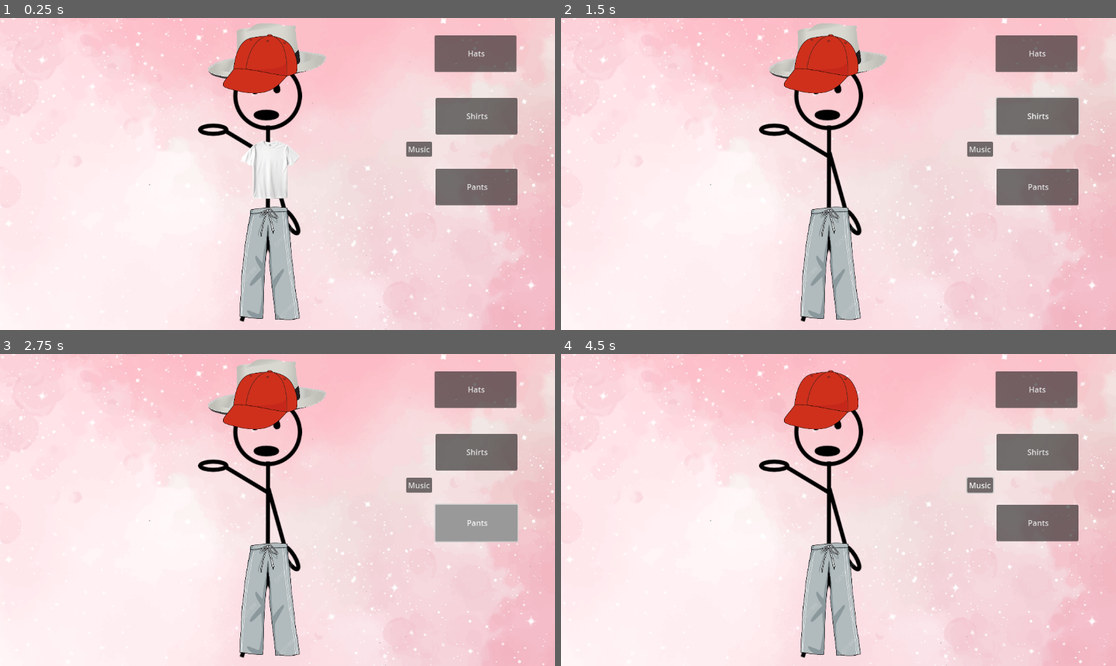
Above: before the commit, frames 1-4 (two rows, left to right).
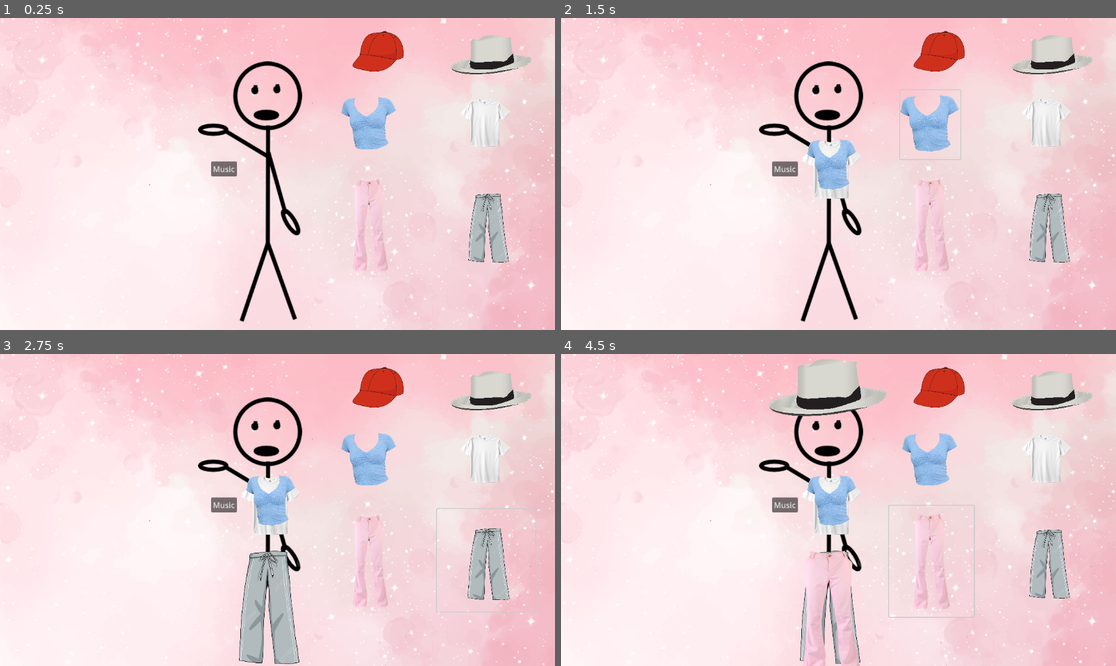
Above: after the commit, the same moments.

Repository: angelayein/ChocosCloset
Game: Godot game, scene res://main.tscn
Two runs of this game, one before a commit and one after it. Both use one fixed random seed, a clock stepped at 60 frames per second and the inputs below.
Inputs (mouse positions are in pixels of both pictures, inside the frame that each line leads up to; where the layout moved, square brackets give the same spot in the first picture):
- Up to frame 1 (0.25 s): no input
- Up to frame 2 (1.5 s): click (1043, 124) [1038, 114] at 0.5 s; click (932, 124) at 1.27 s
- Up to frame 3 (2.75 s): click (488, 559) [477, 522] at 2 s
- Up to frame 4 (4.5 s): click (1054, 391) [1038, 388] at 2.75 s; click "Music" at 3.5 s; click (932, 559) at 4.27 s

The runs differ from the first frame. In frame 1, 15% of the frame differs, in the area x 37-96%, y 1-97%; in frame 2, 16%; in frame 3, 14%; in frame 4, 16%, in the area x 37-96%, y 1-100%.

Commit message:
updated icons with actual pictures, loaded in placeholders

Diff:
--- /dev/null
+++ b/SkylarDraftBackup/Hats/Hats.gd
@@ -0,0 +1,39 @@
+extends Button
+
+
+var visibility: bool = false
+
+
+# Called when the node enters the scene tree for the first time.
+func _ready() -> void:
+	pass
+
+# Replace with function body.
+
+
+
+# Called every frame. 'delta' is the elapsed time since the previous frame.
+func _process(delta: float) -> void:
+	pass
+
+
+func _on_button_down() -> void:
+	var index = $"../../Clothes/HatGrey"
+	var i : int = 0
+	print(i)
+
+	if(index.visible == false):
+		index.visible = true
+	else:
+		index.visible = false
+
+
+
+	#if visibility == true:
+		#visibility = false
+		#print("hidden")
+		#array[i].visible = false;
+	#else:
+		#visibility = true
+		#print("visible")
+		#$"../HatGrey".visible = true;
--- /dev/null
+++ b/SkylarDraftBackup/Hats2/hats_2.gd
@@ -0,0 +1,28 @@
+extends Button
+
+
+var visibility: bool = false
+
+
+# Called when the node enters the scene tree for the first time.
+func _ready() -> void:
+	pass
+# Replace with function body.
+
+
+
+# Called every frame. 'delta' is the elapsed time since the previous frame.
+func _process(delta: float) -> void:
+	pass
+
+
+func _on_button_down() -> void:
+	print("woo!")
+	if visibility == true:
+		visibility = false
+		print("hidden")
+		$"../../Clothes/Baseball-hat-red".visible = false;
+	else:
+		visibility = true
+		print("visible")
+		$"../../Clothes/Baseball-hat-red".visible = true;
--- a/SkylarDraftBackup/Shirts/shirts.gd
+++ b/SkylarDraftBackup/Pants2/pants_2.gd
@@ -1,13 +1,11 @@
 extends Button
 
-
-var visibility: bool = true
+var visibility: bool = false
 
 
 # Called when the node enters the scene tree for the first time.
 func _ready() -> void:
-	pass
-# Replace with function body.
+	pass # Replace with function body.
 
 
 
@@ -21,8 +19,8 @@
 	if visibility == true:
 		visibility = false
 		print("hidden")
-		$"../../Clothes/WhiteShirt".visible = false;
+		$"../../Clothes/Pinkpants".visible = false;
 	else:
 		visibility = true
 		print("visible")
-		$"../../Clothes/WhiteShirt".visible = true;
+		$"../../Clothes/Pinkpants".visible = true;
--- /dev/null
+++ b/SkylarDraftBackup/Shirt1/shirts.gd
@@ -0,0 +1,28 @@
+extends Button
+
+
+var visibility: bool = false
+
+
+# Called when the node enters the scene tree for the first time.
+func _ready() -> void:
+	pass
+# Replace with function body.
+
+
+
+# Called every frame. 'delta' is the elapsed time since the previous frame.
+func _process(delta: float) -> void:
+	pass
+
+
+func _on_button_down() -> void:
+	print("woo!")
+	if visibility == true:
+		visibility = false
+		print("hidden")
+		$"../../Clothes/WhiteShirt".visible = false;
+	else:
+		visibility = true
+		print("visible")
+		$"../../Clothes/WhiteShirt".visible = true;
--- /dev/null
+++ b/SkylarDraftBackup/Shirt2/shirts_2.gd
@@ -0,0 +1,26 @@
+extends Button
+
+var visibility: bool = false
+
+
+# Called when the node enters the scene tree for the first time.
+func _ready() -> void:
+	pass # Replace with function body.
+
+
+
+# Called every frame. 'delta' is the elapsed time since the previous frame.
+func _process(delta: float) -> void:
+	pass
+
+
+func _on_button_down() -> void:
+	print("woo!")
+	if visibility == true:
+		visibility = false
+		print("hidden")
+		$"../../Clothes/CuteShirt".visible = false;
+	else:
+		visibility = true
+		print("visible")
+		$"../../Clothes/CuteShirt".visible = true;
--- a/SkylarDraftBackup/main.tscn
+++ b/SkylarDraftBackup/main.tscn
@@ -8,7 +8,7 @@
 [node name="Player" parent="." instance=ExtResource("1_rpsyx")]
 
 [node name="Music" parent="." instance=ExtResource("2_mip30")]
-offset_left = 166.821
-offset_top = -166.825
-offset_right = 166.821
-offset_bottom = -166.825
+offset_left = -238.0
+offset_top = -126.0
+offset_right = -238.0
+offset_bottom = -126.0
--- a/SkylarDraftBackup/player.tscn
+++ b/SkylarDraftBackup/player.tscn
@@ -1,24 +1,27 @@
-[gd_scene load_steps=17 format=3 uid="uid://dgqkyxtk2ohfs"]
+[gd_scene load_steps=21 format=3 uid="uid://dgqkyxtk2ohfs"]
 
 [ext_resource type="Script" path="res://player.gd" id="1_85hpp"]
 [ext_resource type="Texture2D" uid="uid://bjwrd70hd82le" path="res://PinkBack.png" id="2_8nccm"]
-[ext_resource type="Script" path="res://Shirts/shirts.gd" id="3_bjcgq"]
+[ext_resource type="Script" path="res://Shirt1/shirts.gd" id="3_bjcgq"]
 [ext_resource type="Texture2D" uid="uid://do70iekuw1aq0" path="res://Stick.png" id="3_jnssk"]
-[ext_resource type="Texture2D" uid="uid://8b05eekp40x2" path="res://Shirts/WhiteShirt.png" id="4_7mxqf"]
+[ext_resource type="Texture2D" uid="uid://8b05eekp40x2" path="res://Shirt1/WhiteShirt.png" id="4_7mxqf"]
 [ext_resource type="Texture2D" uid="uid://bcwht7ppxv2at" path="res://Pants/PantsGrey.png" id="4_ierly"]
+[ext_resource type="Script" path="res://Shirt2/shirts_2.gd" id="4_jiffb"]
 [ext_resource type="Script" path="res://white_shirt.gd" id="5_areno"]
+[ext_resource type="Script" path="res://Pants2/pants_2.gd" id="7_uqt03"]
+[ext_resource type="Script" path="res://Hats2/hats_2.gd" id="8_hip4f"]
 [ext_resource type="Script" path="res://Clothing.gd" id="8_tr6gt"]
 [ext_resource type="Script" path="res://Pants/pants.gd" id="8_uhoeq"]
 [ext_resource type="Texture2D" uid="uid://08t7csopix5v" path="res://Hats/HatGrey.png" id="9_vhypk"]
 [ext_resource type="Script" path="res://Hats/hat_grey.gd" id="10_sieij"]
-[ext_resource type="Script" path="res://Pants/Hats.gd" id="11_q0i4c"]
-[ext_resource type="Texture2D" uid="uid://c7ojfwax7sd05" path="res://Hats/baseball-hat-red.png" id="13_rd1ju"]
+[ext_resource type="Script" path="res://Hats/Hats.gd" id="11_q0i4c"]
+[ext_resource type="Texture2D" uid="uid://cobsvq7efi5ce" path="res://Shirt2/cute shirt.png" id="15_8mpad"]
+[ext_resource type="Texture2D" uid="uid://by2ic2srjec5h" path="res://Hats2/baseball-hat-red.png" id="16_xewvg"]
+[ext_resource type="Texture2D" uid="uid://c0hrwux28i2jy" path="res://Pants2/pinkpants.png" id="18_cg8du"]
 
 [sub_resource type="Theme" id="Theme_w0ynq"]
 
 [sub_resource type="StyleBoxFlat" id="StyleBoxFlat_twppj"]
-
-[sub_resource type="ImageTexture" id="ImageTexture_5h7gj"]
 
 [node name="Node2D" type="Node2D"]
 script = ExtResource("1_85hpp")
@@ -41,75 +44,147 @@
 
 [node name="Buttons" type="Node" parent="PinkBack"]
 
+[node name="Shirts2" type="Button" parent="PinkBack/Buttons"]
+top_level = true
+light_mask = 3
+visibility_layer = 3
+offset_left = 128.0
+offset_top = -174.0
+offset_right = 253.0
+offset_bottom = -31.0
+theme = SubResource("Theme_w0ynq")
+theme_override_styles/hover = SubResource("StyleBoxFlat_twppj")
+icon = ExtResource("15_8mpad")
+flat = true
+icon_alignment = 1
+expand_icon = true
+script = ExtResource("4_jiffb")
+
 [node name="Shirts" type="Button" parent="PinkBack/Buttons"]
 top_level = true
 light_mask = 3
 visibility_layer = 3
-offset_left = 328.0
-offset_top = -158.0
-offset_right = 498.0
-offset_bottom = -82.0
+offset_left = 360.0
+offset_top = -174.0
+offset_right = 502.0
+offset_bottom = -39.0
 theme = SubResource("Theme_w0ynq")
 theme_override_styles/hover = SubResource("StyleBoxFlat_twppj")
-text = "Shirts"
-icon = SubResource("ImageTexture_5h7gj")
+icon = ExtResource("4_7mxqf")
+flat = true
+icon_alignment = 1
+expand_icon = true
 script = ExtResource("3_bjcgq")
 
 [node name="Pants" type="Button" parent="PinkBack/Buttons"]
 top_level = true
 light_mask = 3
 visibility_layer = 3
-offset_left = 328.0
-offset_top = -11.0
-offset_right = 498.0
-offset_bottom = 65.0
+offset_left = 331.0
+offset_top = -2.0
+offset_right = 535.0
+offset_bottom = 211.0
 theme = SubResource("Theme_w0ynq")
 theme_override_styles/hover = SubResource("StyleBoxFlat_twppj")
-text = "Pants"
-icon = SubResource("ImageTexture_5h7gj")
+icon = ExtResource("4_ierly")
+flat = true
+icon_alignment = 1
+expand_icon = true
 script = ExtResource("8_uhoeq")
+
+[node name="Pants2" type="Button" parent="PinkBack/Buttons"]
+top_level = true
+light_mask = 3
+visibility_layer = 3
+offset_left = 105.0
+offset_top = -9.0
+offset_right = 281.0
+offset_bottom = 222.0
+theme = SubResource("Theme_w0ynq")
+theme_override_styles/hover = SubResource("StyleBoxFlat_twppj")
+icon = ExtResource("18_cg8du")
+flat = true
+icon_alignment = 1
+expand_icon = true
+script = ExtResource("7_uqt03")
 
 [node name="Hats" type="Button" parent="PinkBack/Buttons"]
 top_level = true
 light_mask = 3
 visibility_layer = 3
-offset_left = 326.0
-offset_top = -288.0
-offset_right = 496.0
-offset_bottom = -212.0
+offset_left = 338.0
+offset_top = -295.0
+offset_right = 552.0
+offset_bottom = -201.0
 theme = SubResource("Theme_w0ynq")
 theme_override_styles/hover = SubResource("StyleBoxFlat_twppj")
-text = "Hats
-"
-icon = SubResource("ImageTexture_5h7gj")
+icon = ExtResource("9_vhypk")
+flat = true
+icon_alignment = 1
+expand_icon = true
 script = ExtResource("11_q0i4c")
+
+[node name="Hats2" type="Button" parent="PinkBack/Buttons"]
+top_level = true
+light_mask = 3
+visibility_layer = 3
+offset_left = 124.0
+offset_top = -301.0
+offset_right = 294.0
+offset_bottom = -209.0
+theme = SubResource("Theme_w0ynq")
+theme_override_styles/hover = SubResource("StyleBoxFlat_twppj")
+icon = ExtResource("16_xewvg")
+flat = true
+icon_alignment = 1
+expand_icon = true
+script = ExtResource("8_hip4f")
 
 [node name="Clothes" type="Node" parent="PinkBack"]
 script = ExtResource("8_tr6gt")
 
 [node name="GreyPants" type="Sprite2D" parent="PinkBack/Clothes"]
-position = Vector2(-24, 172)
+visible = false
+position = Vector2(-25, 189)
 scale = Vector2(0.244693, 0.267778)
 texture = ExtResource("4_ierly")
 script = ExtResource("5_areno")
 
 [node name="WhiteShirt" type="Sprite2D" parent="PinkBack/Clothes"]
+visible = false
 position = Vector2(-15, -8.99997)
 scale = Vector2(0.417897, 0.429704)
 texture = ExtResource("4_7mxqf")
 script = ExtResource("5_areno")
 
 [node name="HatGrey" type="Sprite2D" parent="PinkBack/Clothes"]
+visible = false
 position = Vector2(-21, -255)
 scale = Vector2(0.0505426, 0.0505426)
 texture = ExtResource("9_vhypk")
 script = ExtResource("10_sieij")
 
+[node name="CuteShirt" type="Sprite2D" parent="PinkBack/Clothes"]
+visible = false
+position = Vector2(-13, -18)
+scale = Vector2(0.122362, 0.130828)
+texture = ExtResource("15_8mpad")
+
 [node name="Baseball-hat-red" type="Sprite2D" parent="PinkBack/Clothes"]
-position = Vector2(-36, -229)
-scale = Vector2(0.549327, 0.549327)
-texture = ExtResource("13_rd1ju")
+visible = false
+position = Vector2(-36, -234)
+scale = Vector2(0.492908, 0.482063)
+texture = ExtResource("16_xewvg")
 
+[node name="Pinkpants" type="Sprite2D" parent="PinkBack/Clothes"]
+visible = false
+position = Vector2(-15, 209)
+scale = Vector2(0.517708, 0.411827)
+texture = ExtResource("18_cg8du")
+
+[connection signal="button_down" from="PinkBack/Buttons/Shirts2" to="PinkBack/Buttons/Shirts2" method="_on_button_down"]
 [connection signal="button_down" from="PinkBack/Buttons/Shirts" to="PinkBack/Buttons/Shirts" method="_on_button_down"]
 [connection signal="button_down" from="PinkBack/Buttons/Pants" to="PinkBack/Buttons/Pants" method="_on_button_down"]
+[connection signal="button_down" from="PinkBack/Buttons/Pants2" to="PinkBack/Buttons/Pants2" method="_on_button_down"]
 [connection signal="button_down" from="PinkBack/Buttons/Hats" to="PinkBack/Buttons/Hats" method="_on_button_down"]
+[connection signal="button_down" from="PinkBack/Buttons/Hats2" to="PinkBack/Buttons/Hats2" method="_on_button_down"]
Binary file added: SkylarDraftBackup/Hats2/baseball-hat-red.png
Not shown, added: SkylarDraftBackup/Hats2/baseball-hat-red.png.import
Binary file added: SkylarDraftBackup/Pants2/pinkpants.png
Not shown, added: SkylarDraftBackup/Pants2/pinkpants.png.import
Binary file added: SkylarDraftBackup/Shirt1/WhiteShirt.png
Not shown, added: SkylarDraftBackup/Shirt1/WhiteShirt.png.import
Binary file added: SkylarDraftBackup/Shirt2/cute shirt.png
Not shown, added: SkylarDraftBackup/Shirt2/cute shirt.png.import
